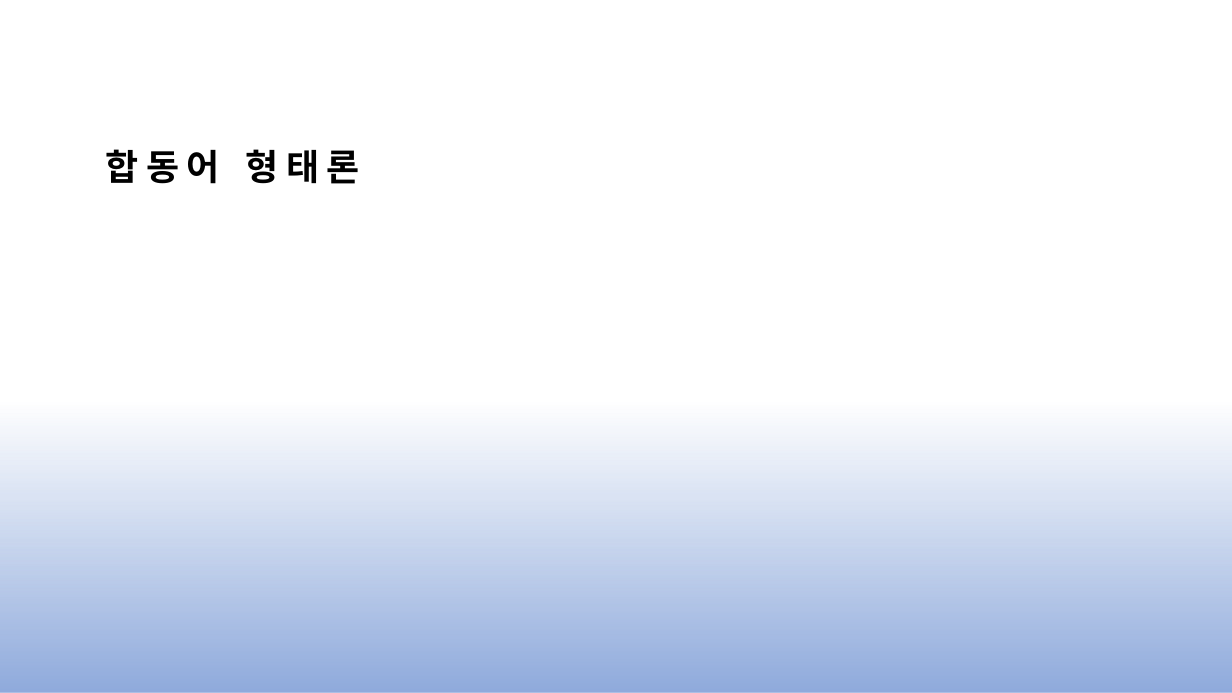
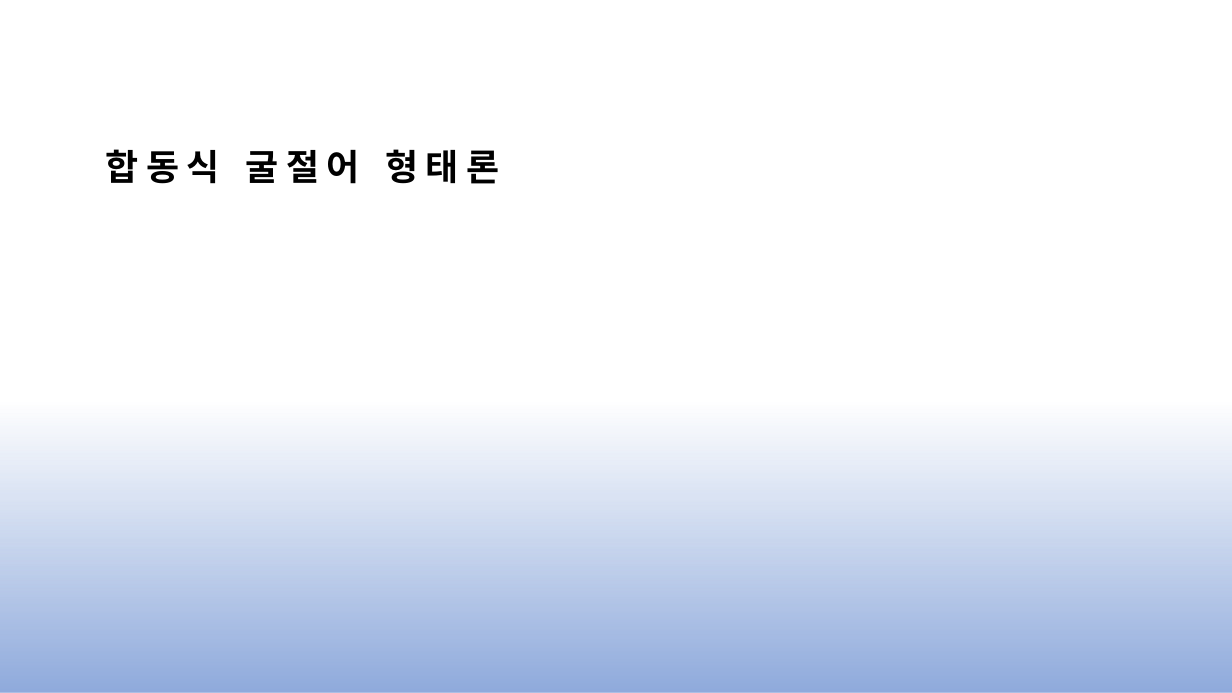
Before and after one commit to js4484821266/congrlang, a slide deck: slide 7 of congrlang.pptx (slide 6 before the commit). Drawn at 1232x693 pixels with LibreOffice and Linux fonts; fonts in the diff are those of the drawing; grey boxes stand for pictures. Boxes give left, top, right and bottom in pixels: in the first picture for what was removed or moved away, otherwise in the second. Text is boxed around its words. In the diff, an @@ line names an element or a change of style, - is before the commit and + after.

```diff
--- a/congrlang.pptx
+++ b/congrlang.pptx
@@ title at bbox=[105, 149, 499, 184]: text changed @@
-합동어 형태론
+합동식 굴절어 형태론
```
Also in this commit, not shown: 5 other slides changed, 6 slides added.
